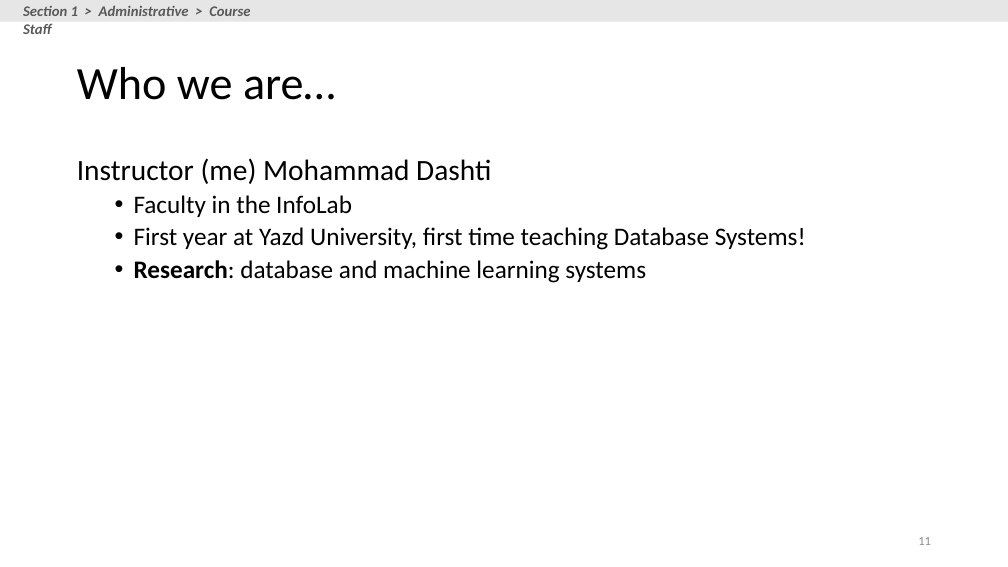
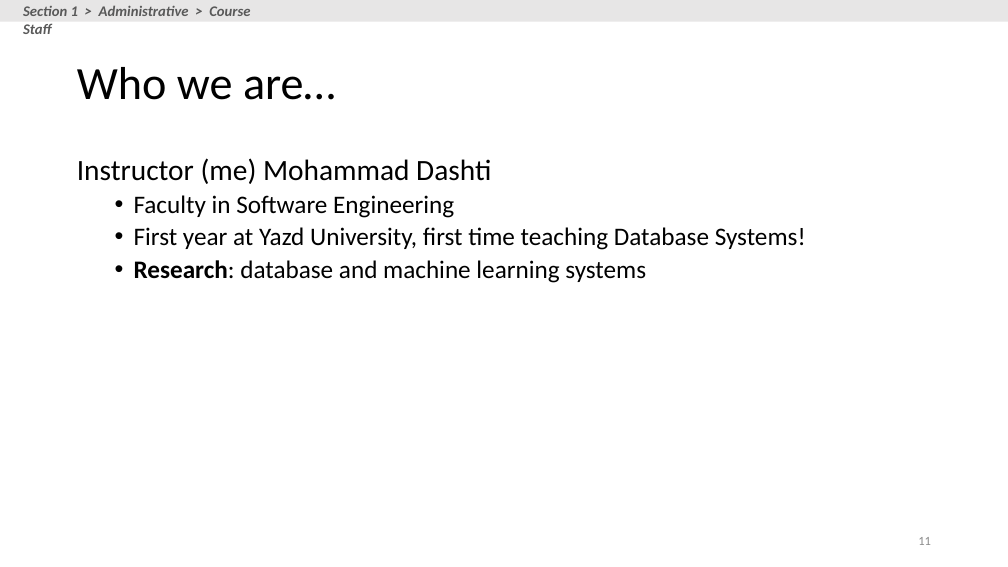
Before and after one commit to yazduni-cs/database-fall2018, a slide deck: slide 11 of lectures/lecture-1/Lecture_1_Intro.pptx. Drawn at 1008x567 pixels with LibreOffice and Linux fonts; fonts in the diff are those of the drawing. Boxes give left, top, right and bottom in pixels: in the first picture for what was removed or moved away, otherwise in the second. Text is boxed around its words. In the diff, an @@ line names an element or a change of style, - is before the commit and + after.

Commit message:
Updated lecture 1.

```diff
--- a/lectures/lecture-1/Lecture_1_Intro.pptx
+++ b/lectures/lecture-1/Lecture_1_Intro.pptx
@@ text at <box>134,195,454,218</box>: text changed @@
-  • Faculty in the InfoLab
+  • Faculty in Software Engineering
```
Also in this commit, not shown: 1 other file.
